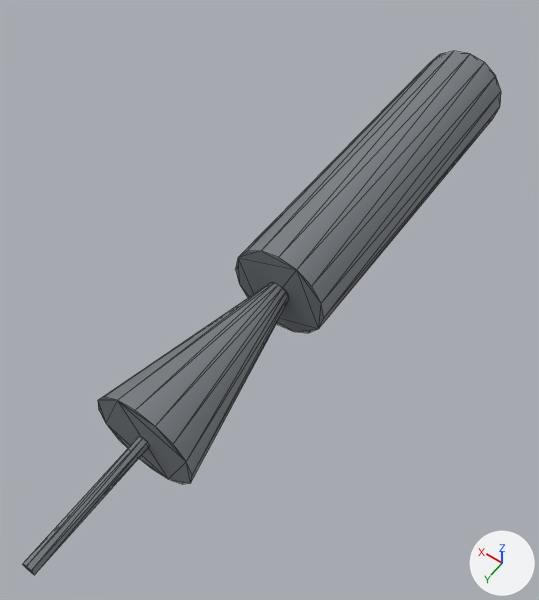
Renders of the glTF model prototype/assets/models/parts/tow_missile_warhead.glb from each side of a commit.
Both versions are drawn from a 50 mm lens placed at (-0.393, 1.272, 0.87), pointed at (0.015, 0.702, -0.026). The axes (+X, +Y, +Z) are drawn at lower right. The lights are the same throughout. The picture after the commit comes second. Mesh edges are drawn as thin lines. Vertices at exactly the same position are counted once.

Objects in the first picture: 'tow_missile_warhead'.
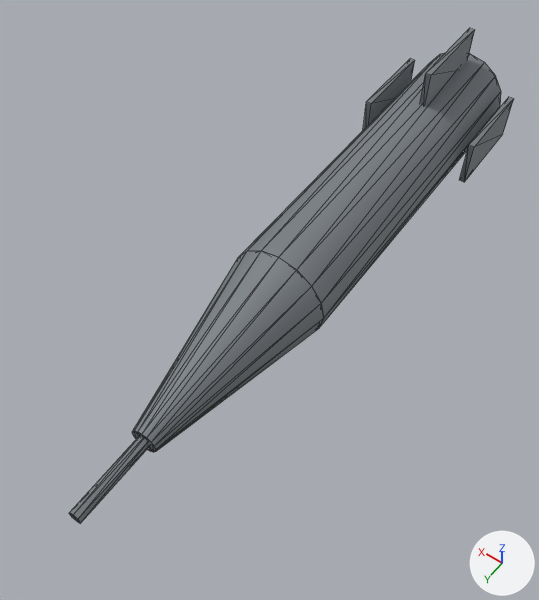
The edits, one by one:
me_tow_missile_warhead_mesh is used by ob_tow_missile_warhead; location (0.0, 0.0, 0.0).
Verts and faces of me_tow_missile_warhead_mesh; kept vertices keep their numbers, new ones are numbered from 88.
Before the commit, vertices of me_tow_missile_warhead_mesh: 66 (0.0, 1.2, 0.01) at pixel (26, 566), 67 (0.0, 1.0, 0.01) at pixel (143, 437), 68 (0.007, 1.2, 0.007) at pixel (22, 563), 69 (0.007, 1.0, 0.007) at pixel (139, 436), 70 (0.01, 1.2, 0.0) at pixel (22, 564).
Before the commit, vertices of me_tow_missile_warhead_mesh: 71 (0.01, 1.0, 0.0) at pixel (138, 437), 72 (0.007, 1.2, -0.007) at pixel (25, 567), 73 (0.007, 1.0, -0.007), 74 (0.0, 1.2, -0.01) at pixel (30, 572), 75 (0.0, 1.0, -0.01).
Before the commit, vertices of me_tow_missile_warhead_mesh: 76 (-0.007, 1.2, -0.007) at pixel (34, 575), 77 (-0.007, 1.0, -0.007) at pixel (148, 447), 78 (-0.01, 1.2, 0.0) at pixel (34, 574), 79 (-0.01, 1.0, 0.0) at pixel (149, 445), 80 (-0.007, 1.2, 0.007) at pixel (31, 570).
Before the commit, vertices of me_tow_missile_warhead_mesh: 81 (-0.007, 1.0, 0.007) at pixel (147, 441).
me_tow_missile_warhead_mesh had 88 vertices, 160 faces and spanned x -0.08..0.08, y 0.1..1.2, z -0.09..0.08.
me_tow_missile_warhead_mesh now has 112 vertices, 196 faces and spans x -0.105..0.105, y 0.1..1.125, z -0.14..0.14.
me_tow_missile_warhead_mesh part 1: the loose piece of 32 vertices spanning x -0.08..0.08, y 0.7..1.0, z -0.08..0.08 is turned -180 degrees about the x axis through its middle.
me_tow_missile_warhead_mesh part 2: a new loose piece, a box spanning x -0.005..0.005, y 0.12..0.28, z 0.06..0.14, in mat_tow_missile_warhead_mat (grey #81868b).
me_tow_missile_warhead_mesh part 3: a new loose piece, a box spanning x -0.105..-0.095, y 0.12..0.28, z -0.04..0.04, in mat_tow_missile_warhead_mat (grey #81868b).
Part 4, on me_tow_missile_warhead_mesh:
4 vertices are removed from x -0.01..0.01, y 0.65, z -0.09..-0.07.
10 faces are deleted.
4 vertices move from x -0.01..0.01, y 0.15, z -0.09..-0.07 to x 0.095..0.105, y 0.12, z -0.04..0.04.
4 vertices are added at (0.095, 0.28, -0.04), (0.095, 0.28, 0.04), (0.105, 0.28, -0.04), (0.105, 0.28, 0.04).
10 new faces join them.
Part 5, on me_tow_missile_warhead_mesh:
Vertices 66, 68, 70, 72, 74, 76, 78, 80 move by (0.0, -0.075, 0.0).
Vertices 67, 69, 71, 73, 75, 77, 79, 81 move by (0.0, -0.025, 0.0).
Other edits to the shape of me_tow_missile_warhead_mesh do not show in these pictures.

Location of each change, (x1, y1, x2, y2) in pixels of the pictures (539 x 600 px; the box of a moved part takes in the faces that stretch with it):
'tow_missile_warhead', reshaped (7% narrower)
    before: (23, 51, 501, 575)
    after: (69, 28, 514, 523)
part 1 of me_tow_missile_warhead_mesh, moved or reshaped
    before: (98, 283, 289, 484)
    after: (132, 251, 323, 452)
part 2 of me_tow_missile_warhead_mesh, added
    after: (420, 28, 475, 106)
part 3 of me_tow_missile_warhead_mesh, added
    after: (459, 97, 514, 182)
part 4 of me_tow_missile_warhead_mesh, moved or reshaped (not visible before)
    after: (363, 59, 415, 130)
part 5 of me_tow_missile_warhead_mesh, moved or reshaped
    before: (23, 436, 150, 575)
    after: (69, 436, 150, 523)
